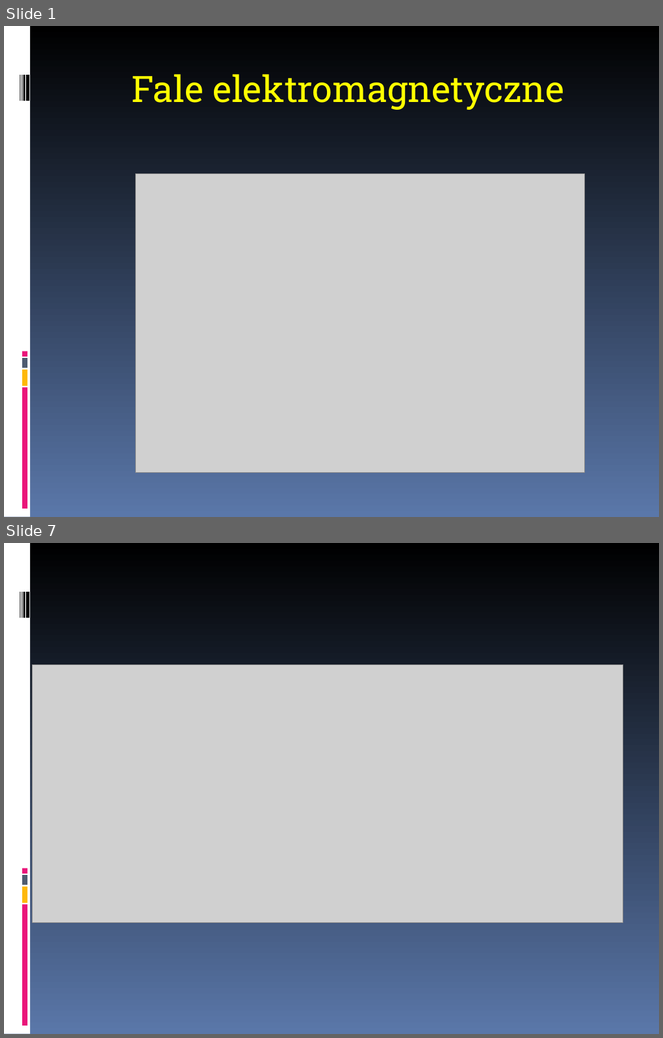
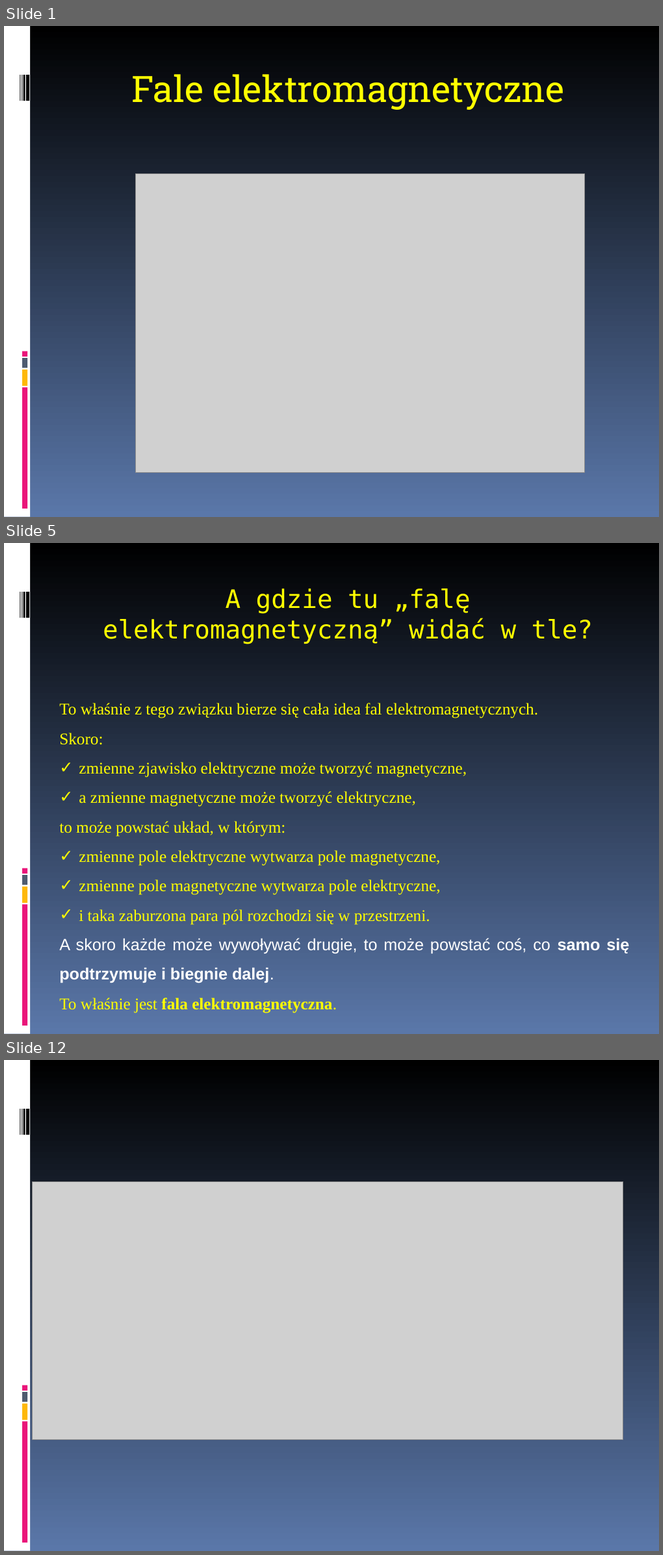
Before and after one commit to MichalMus/Fizyka-w-szkole, a slide deck: 4.Drgania i fale/5.Fale elektromagnetyczne.ppt. Shown one above the other, each under a label of ours: slides 1 and 7 before the commit, slides 1, 5 and 12 after it; the slides between them are not shown. The pictures are 663x1038 and 663x1555 pixels, drawn with LibreOffice and Linux fonts; fonts in the diff are those of the drawing; grey boxes stand for pictures. Boxes give left, top, right and bottom in pixels: in the first picture for what was removed or moved away, otherwise in the second. Text is boxed around its words. In the diff, an @@ line names an element or a change of style, - is before the commit and + after.

```diff
--- a/4.Drgania i fale/5.Fale elektromagnetyczne.ppt
+++ b/4.Drgania i fale/5.Fale elektromagnetyczne.ppt
@@ slide 5 added at (4, 543, 659, 1034), background gradient #000000 to #5A77A9; not listed: 9 template elements that a slide beside it also shows @@
@@ title added at (103, 589, 593, 644), 28 pt, text #FFFF00 @@
+A gdzie tu „falę elektromagnetyczną” widać w tle?
@@ text added at (59, 703, 629, 1014), 18 pt, text #FFFF00 @@
+To właśnie z tego związku bierze się cała idea fal elektromagnetycznych.
+Skoro:
+✓ zmienne zjawisko elektryczne może tworzyć magnetyczne,
+✓ a zmienne magnetyczne może tworzyć elektryczne,
+to może powstać układ, w którym:
+✓ zmienne pole elektryczne wytwarza pole magnetyczne,
+✓ zmienne pole magnetyczne wytwarza pole elektryczne,
+✓ i taka zaburzona para pól rozchodzi się w przestrzeni.
+A skoro każde może wywoływać drugie, to może powstać coś, co samo się podtrzymuje i biegnie dalej.
+To właśnie jest fala elektromagnetyczna.
@@ what was slide 7 is now slide 12 @@
```
Also in this commit, not shown: 13 other slides added, 9 other files.
